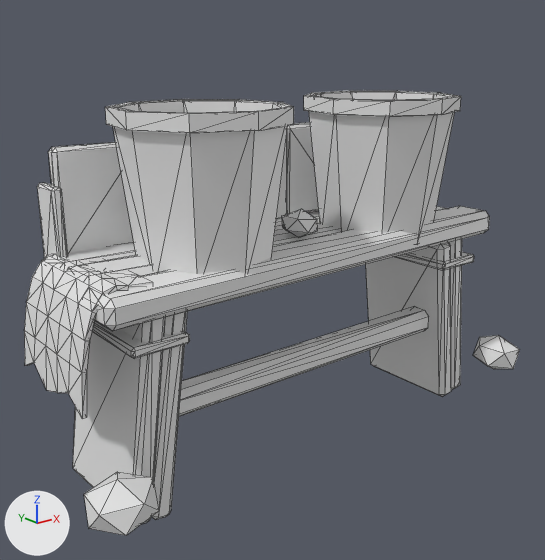
Two versions of the OBJ model assets/variants/stow_rail_remodel2_b.obj, one commit apart.
Before and after are seen from a 50 mm camera at (-1.64, -1.95, 1.25) aimed at (-0.08, 0.0, 0.47). The axes (+X, +Y, +Z) are drawn at lower left. The lights are the same throughout. The first picture is the older version. Mesh edges are drawn as thin lines. Where no turn or scale is listed for an object, it has been applied to the vertices.

The first picture shows 'stow_rail_remodel2_b'.
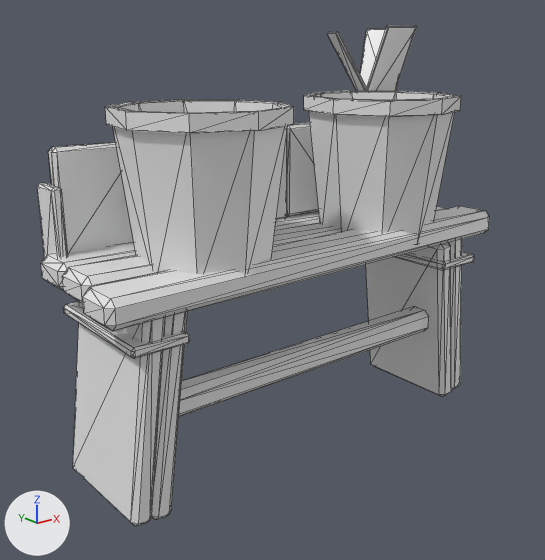
Changed parts and their boxes (x1, y1, x2, y2) in the pictures (545 x 560 px):
'stow_rail_remodel2_b', reshaped (9% narrower, 12% taller): before (24, 91, 520, 536); after (37, 26, 490, 526)
part 1 of me_stow_rail_remodel2_b, added: after (367, 26, 417, 91)
part 2 of me_stow_rail_remodel2_b, added: after (360, 29, 398, 91)
part 3 of me_stow_rail_remodel2_b, added: after (327, 32, 368, 91)
part 4 of me_stow_rail_remodel2_b, deleted: before (24, 255, 153, 418)
part 5 of me_stow_rail_remodel2_b, deleted: before (473, 335, 520, 369)
part 6 of me_stow_rail_remodel2_b, deleted: before (282, 209, 318, 237)
part 7 of me_stow_rail_remodel2_b, deleted: before (84, 472, 159, 536)

What the commit changed:
me_stow_rail_remodel2_b is used by ob_stow_rail_remodel2_b; location (0.0, 0.0, 0.0).
me_stow_rail_remodel2_b had 684 vertices, 1284 faces and spanned x -0.94..0.93, y -0.4..0.28, z -0.13..1.08.
me_stow_rail_remodel2_b now has 624 vertices, 1168 faces and spans x -0.83..0.83, y -0.32..0.38, z -0.13..1.31.
me_stow_rail_remodel2_b part 1: a new loose piece of 24 vertices spanning x 0.54..0.7, y 0.08..0.23, z 0.98..1.31, in mat_hide (white #e7e7e7).
me_stow_rail_remodel2_b part 2: a new loose piece of 24 vertices spanning x 0.58..0.8, y 0.15..0.37, z 0.98..1.31, in mat_hide (white #e7e7e7).
me_stow_rail_remodel2_b part 3: a new loose piece of 24 vertices spanning x 0.42..0.66, y 0.15..0.38, z 0.98..1.29, in mat_hide (white #e7e7e7).
me_stow_rail_remodel2_b part 4: the loose piece of 96 vertices spanning x -0.89..-0.66, y -0.2..0.2, z 0.28..0.64 is deleted.
me_stow_rail_remodel2_b part 5: the loose piece of 12 vertices spanning x 0.75..0.93, y -0.4..-0.2, z -0.02..0.13 is deleted.
me_stow_rail_remodel2_b part 6: the loose piece of 12 vertices spanning x -0.07..0.06, y -0.12..0.01, z 0.62..0.72 is deleted.
me_stow_rail_remodel2_b part 7: the loose piece of 12 vertices spanning x -0.94..-0.75, y -0.4..-0.2, z -0.01..0.13 is deleted.
me_stow_rail_remodel2_b no longer uses material mat_stone (white #e7e7e7).
